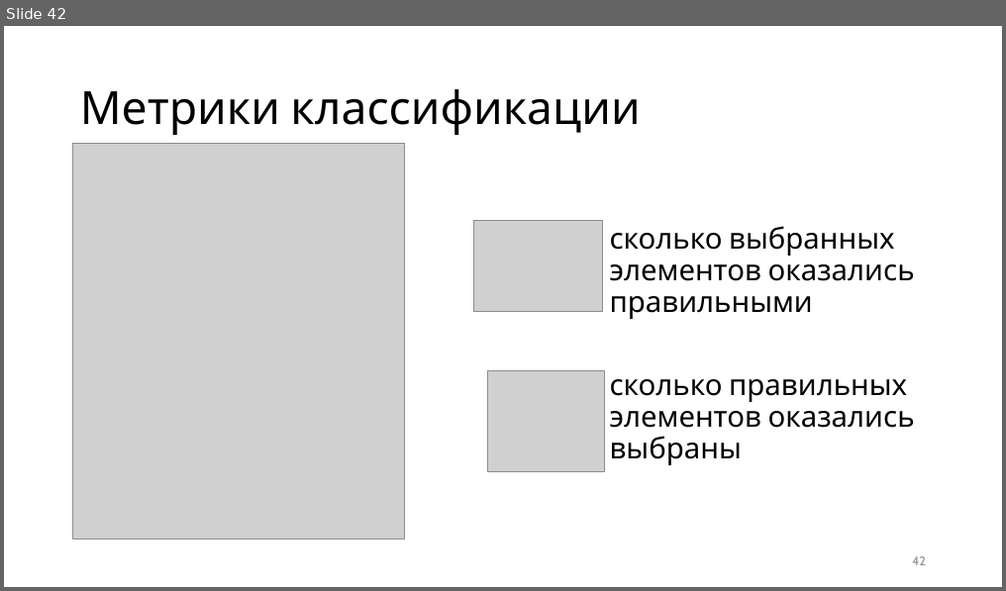
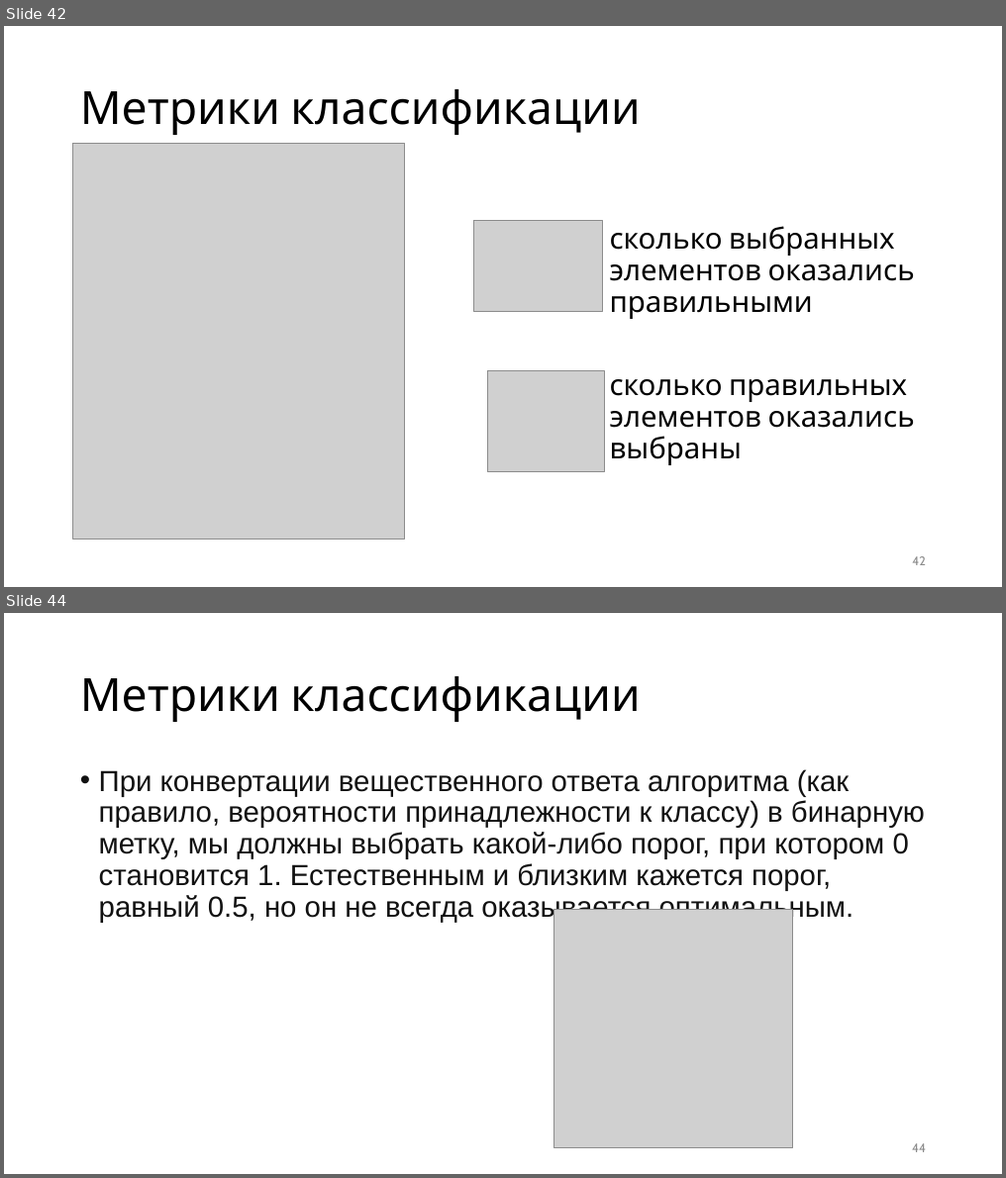
Before and after one commit to kurmakaevAlsu/ML_kurs2022, a slide deck: Машинное обучение.pptx. Shown one above the other, each under a label of ours: slide 42 before the commit, slides 42 and 44 after it; the slides between them are not shown. The pictures are 1006x591 and 1006x1178 pixels, drawn with LibreOffice and Linux fonts; fonts in the diff are those of the drawing; grey boxes stand for pictures. Boxes give left, top, right and bottom in pixels: in the first picture for what was removed or moved away, otherwise in the second. Text is boxed around its words. In the diff, an @@ line names an element or a change of style, - is before the commit and + after.

```diff
--- a/Машинное обучение.pptx
+++ b/Машинное обучение.pptx
@@ slide 44 added at (4,613,1002,1174), background #FFFFFF @@
@@ title added at (80,676,640,722), 44 pt, text #000000 @@
+Метрики классификации
@@ text added at (99,769,925,923), 28 pt, text #111111 @@
+• При конвертации вещественного ответа алгоритма (как правило, вероятности принадлежности к классу) в бинарную метку, мы должны выбрать какой-либо порог, при котором 0 становится 1. Естественным и близким кажется порог, равный 0.5, но он не всегда оказывается оптимальным.
@@ picture added at (553,909,792,1149) @@
@@ page number added at (912,1144,926,1153), 12 pt, text #8C8C8C @@
+44
```
Also in this commit, not shown: 3 slides changed, 2 other slides added.
